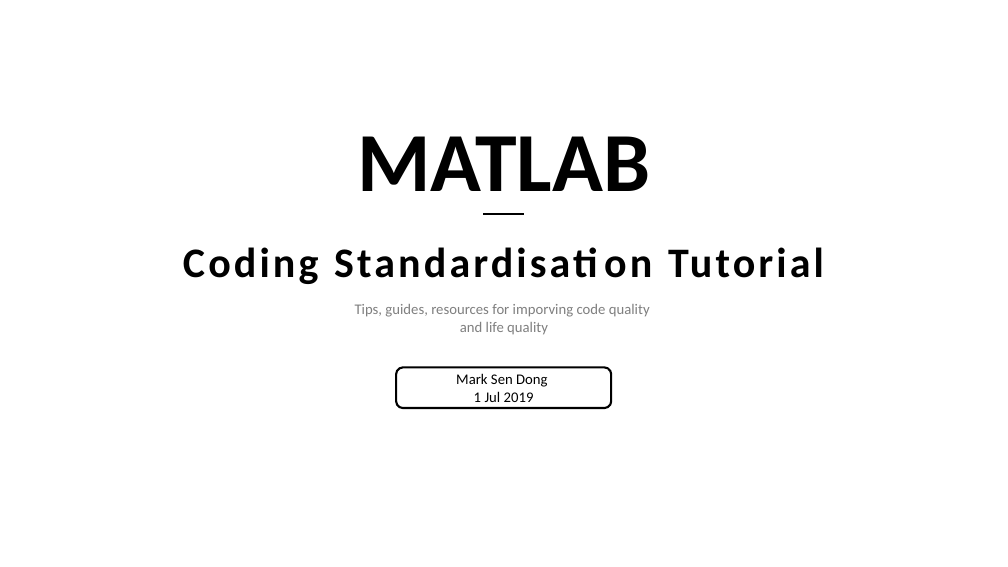
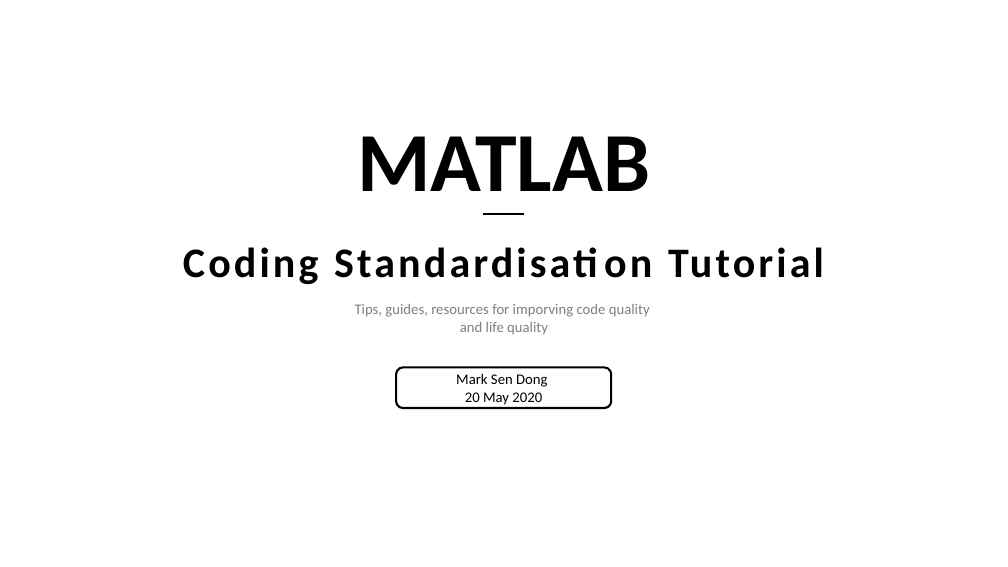
Before and after one commit to MarkSenDong/Code_Standardization, a slide deck: slide 1 of matlab_coding_standardisation.pptx. Drawn at 1008x567 pixels with LibreOffice and Linux fonts; fonts in the diff are those of the drawing; background and template pictures are left out. Boxes give left, top, right and bottom in pixels: in the first picture for what was removed or moved away, otherwise in the second. Text is boxed around its words. In the diff, an @@ line names an element or a change of style, - is before the commit and + after.

Commit message:
minor changes

```diff
--- a/matlab_coding_standardisation.pptx
+++ b/matlab_coding_standardisation.pptx
@@ text in rounded rectangle at (465, 392, 542, 405): text changed @@
-1 Jul 2019
+20 May 2020
```
